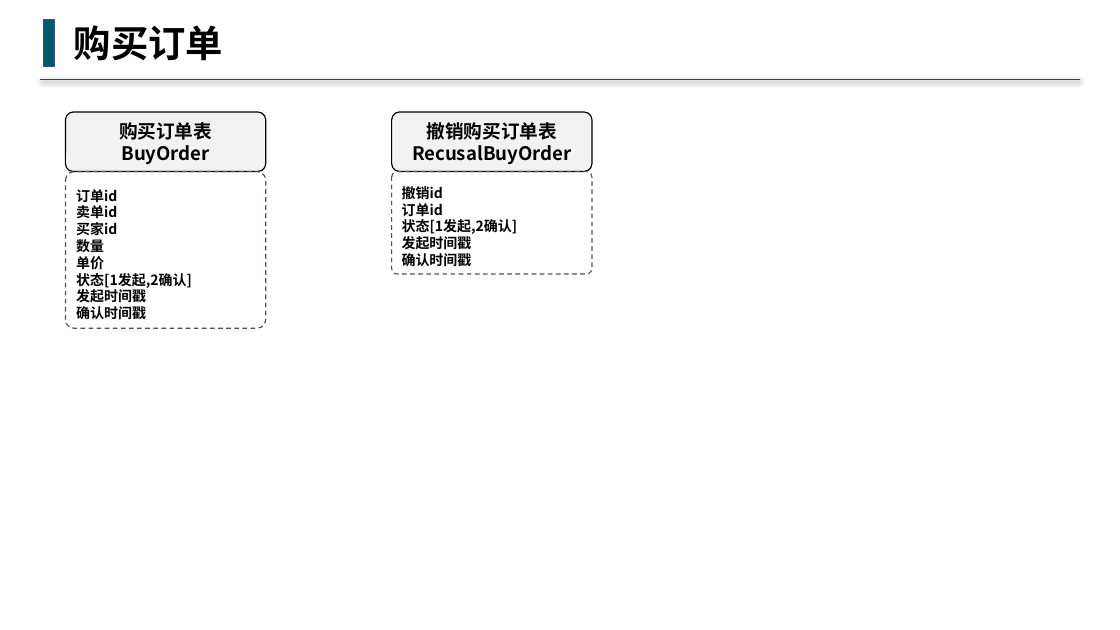
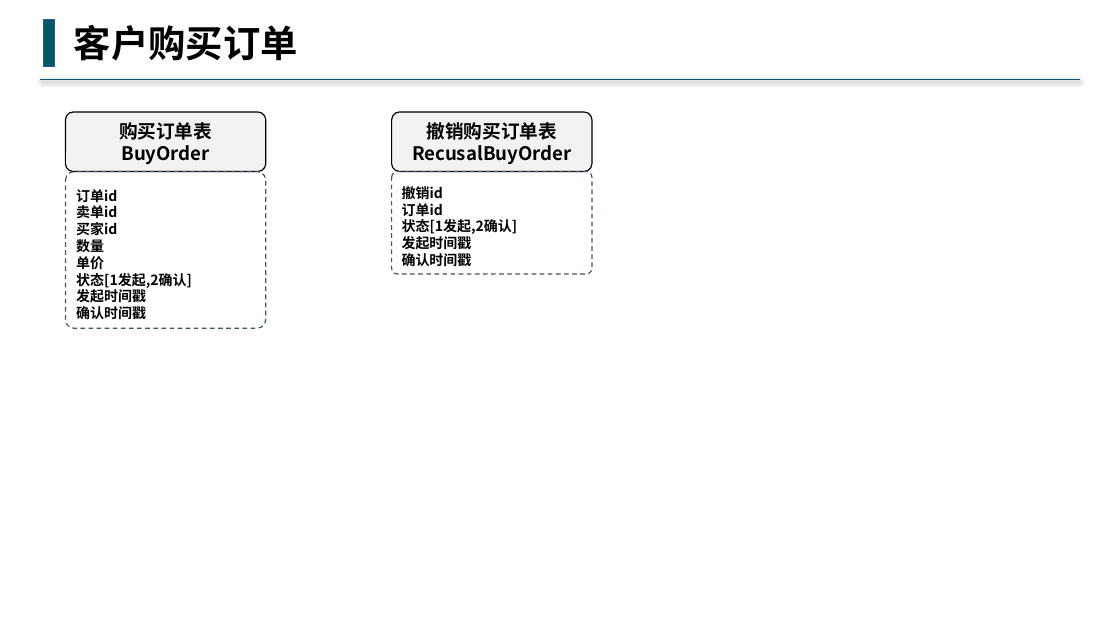
Before and after one commit to buddhachain/buddhaContract, a slide deck: slide 3 of doc/09.场外交易.pptx (slide 4 before the commit). Drawn at 1120x630 pixels with LibreOffice and Linux fonts; fonts in the diff are those of the drawing. Boxes give left, top, right and bottom in pixels: in the first picture for what was removed or moved away, otherwise in the second. Text is boxed around its words. In the diff, an @@ line names an element or a change of style, - is before the commit and + after.

```diff
--- a/doc/09.场外交易.pptx
+++ b/doc/09.场外交易.pptx
@@ text at (x1=74, y1=25, x2=298, y2=61): text changed @@
-购买订单
+客户购买订单
```
Also in this commit, not shown: 8 other slides changed.
